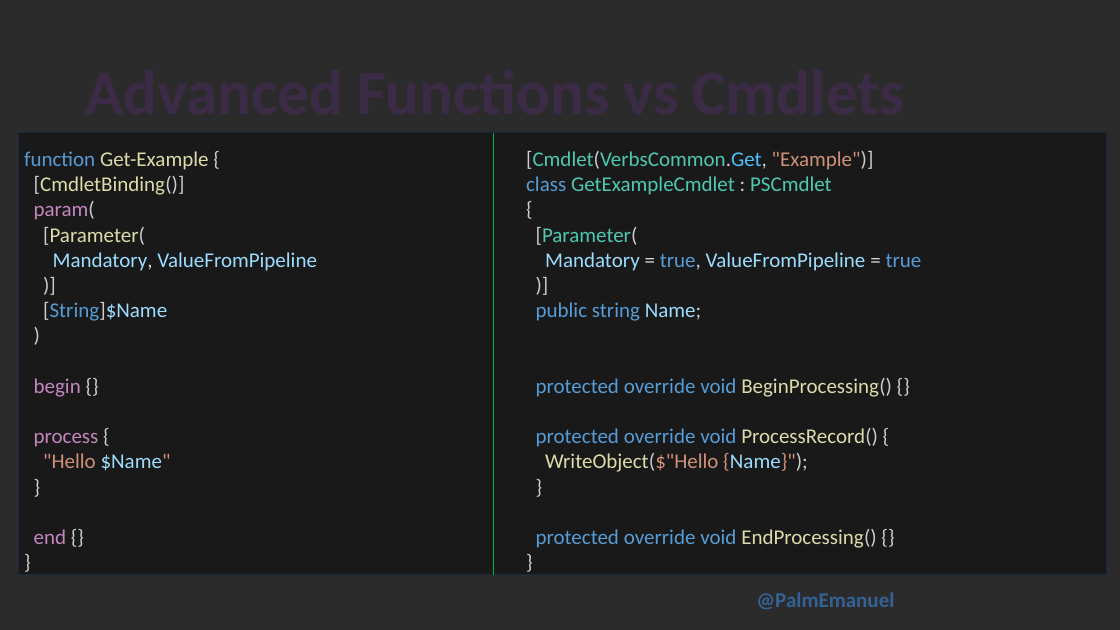
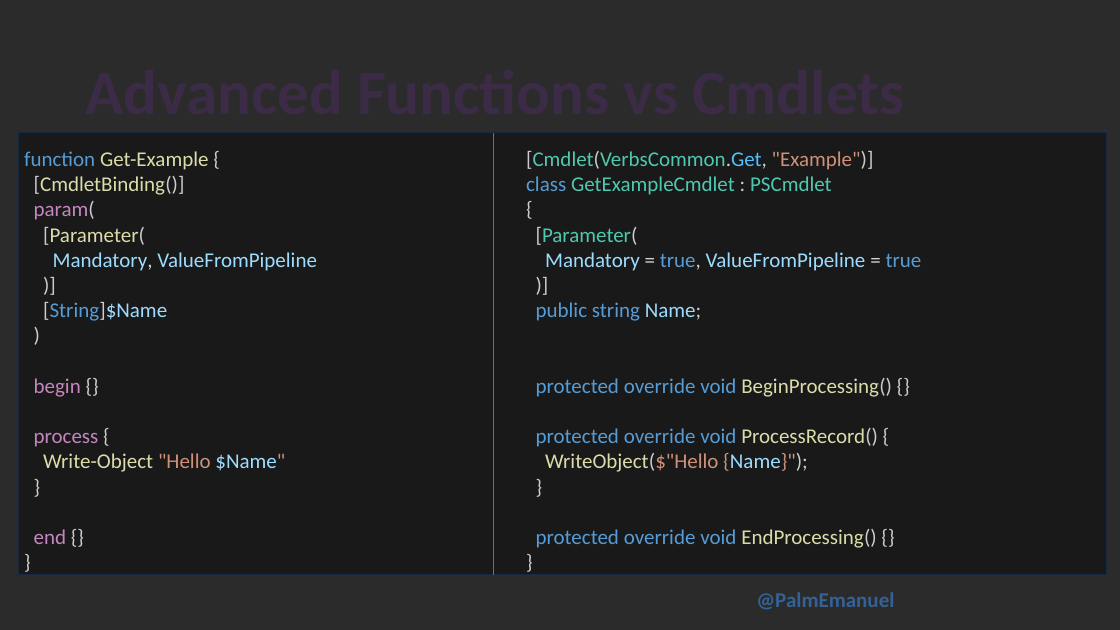
Before and after one commit to PalmEmanuel/PSConfEU, a slide deck: slide 21 of 2026/OpenSourceModulesInCSharp/PSCONFEU26_EmanuelPalm_OpenSourceModulesInCSharp.pptx. Drawn at 1120x630 pixels with LibreOffice and Linux fonts; fonts in the diff are those of the drawing; background and template pictures are left out; a plain dark background stands for a picture behind light text. Boxes give left, top, right and bottom in pixels: in the first picture for what was removed or moved away, otherwise in the second. Text is boxed around its words. In the diff, an @@ line names an element or a change of style, - is before the commit and + after.

Commit message:
write-object on slide example

```diff
--- a/2026/OpenSourceModulesInCSharp/PSCONFEU26_EmanuelPalm_OpenSourceModulesInCSharp.pptx
+++ b/2026/OpenSourceModulesInCSharp/PSCONFEU26_EmanuelPalm_OpenSourceModulesInCSharp.pptx
@@ text at [43,453,285,472]: text changed; text colour #CE9178 to #DCDCAA @@
-"Hello $Name"
+Write-Object "Hello $Name"
```
